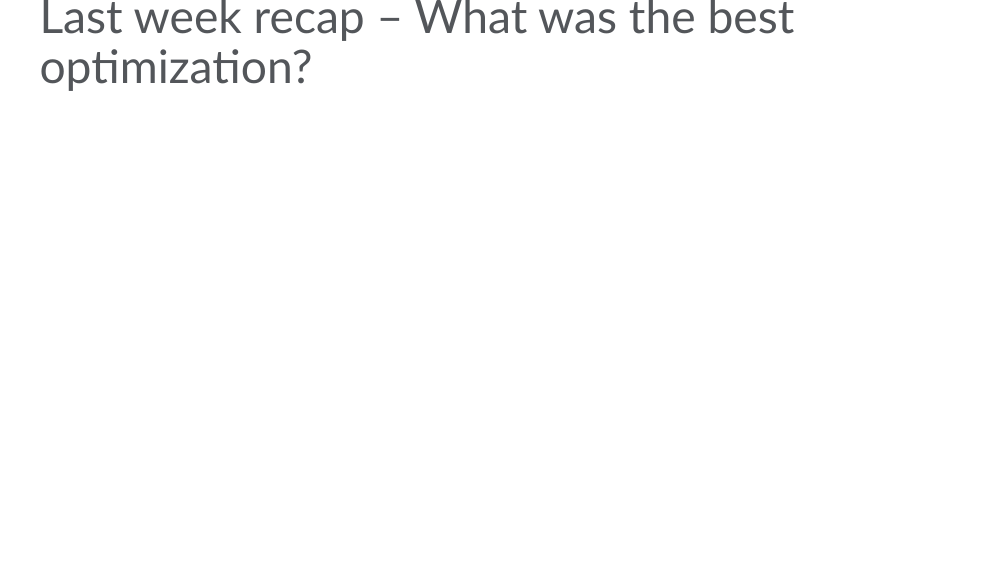
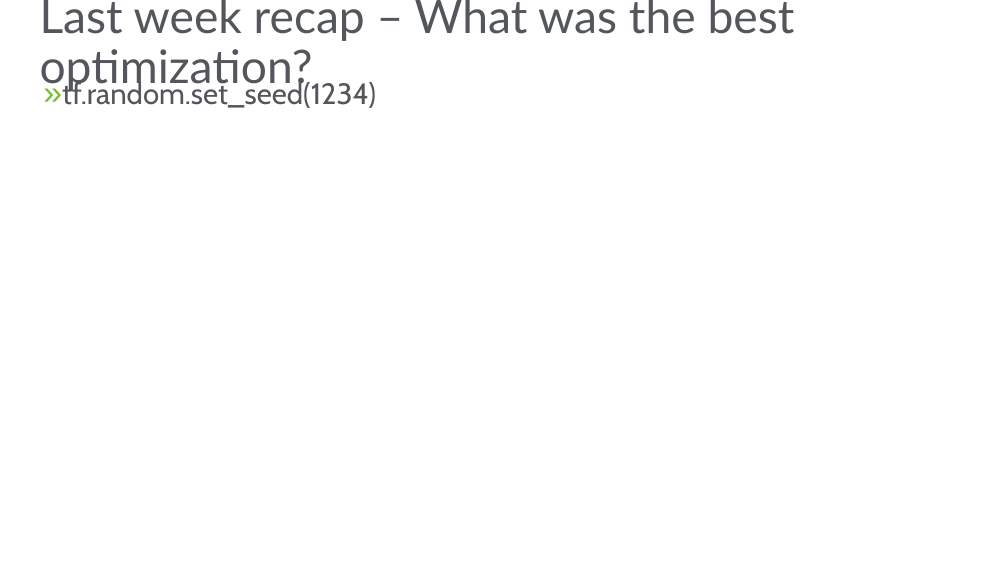
Before and after one commit to Magenic/MMLTensorflow, a slide deck: slide 3 of Presentations/Tensorflow-Week3.pptx. Drawn at 1008x567 pixels with LibreOffice and Linux fonts; fonts in the diff are those of the drawing; background and template pictures are left out. Boxes give left, top, right and bottom in pixels: in the first picture for what was removed or moved away, otherwise in the second. Text is boxed around its words. In the diff, an @@ line names an element or a change of style, - is before the commit and + after.

```diff
--- a/Presentations/Tensorflow-Week3.pptx
+++ b/Presentations/Tensorflow-Week3.pptx
@@ text added at [62, 79, 376, 108], 28 pt, text #53565A @@
+» tf.random.set_seed(1234)
```
Also in this commit, not shown: 1 other slide changed, 1 other file.
